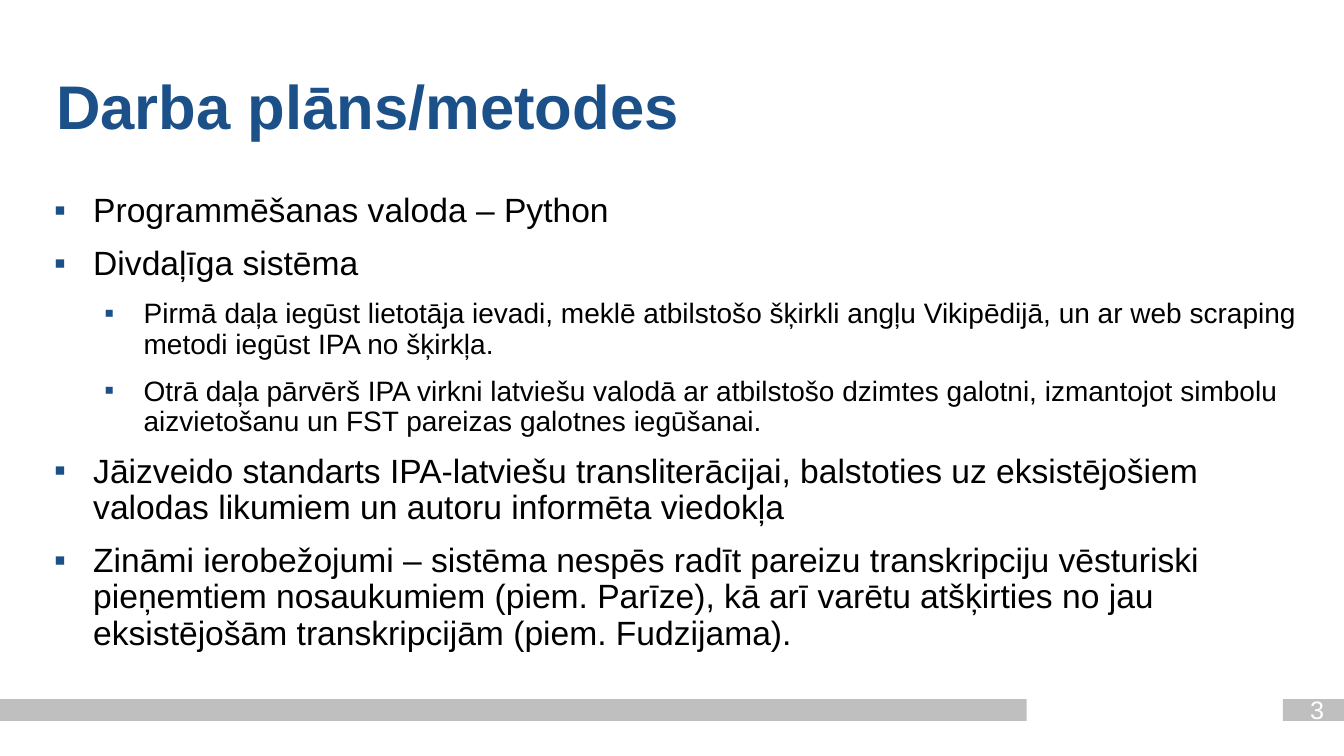
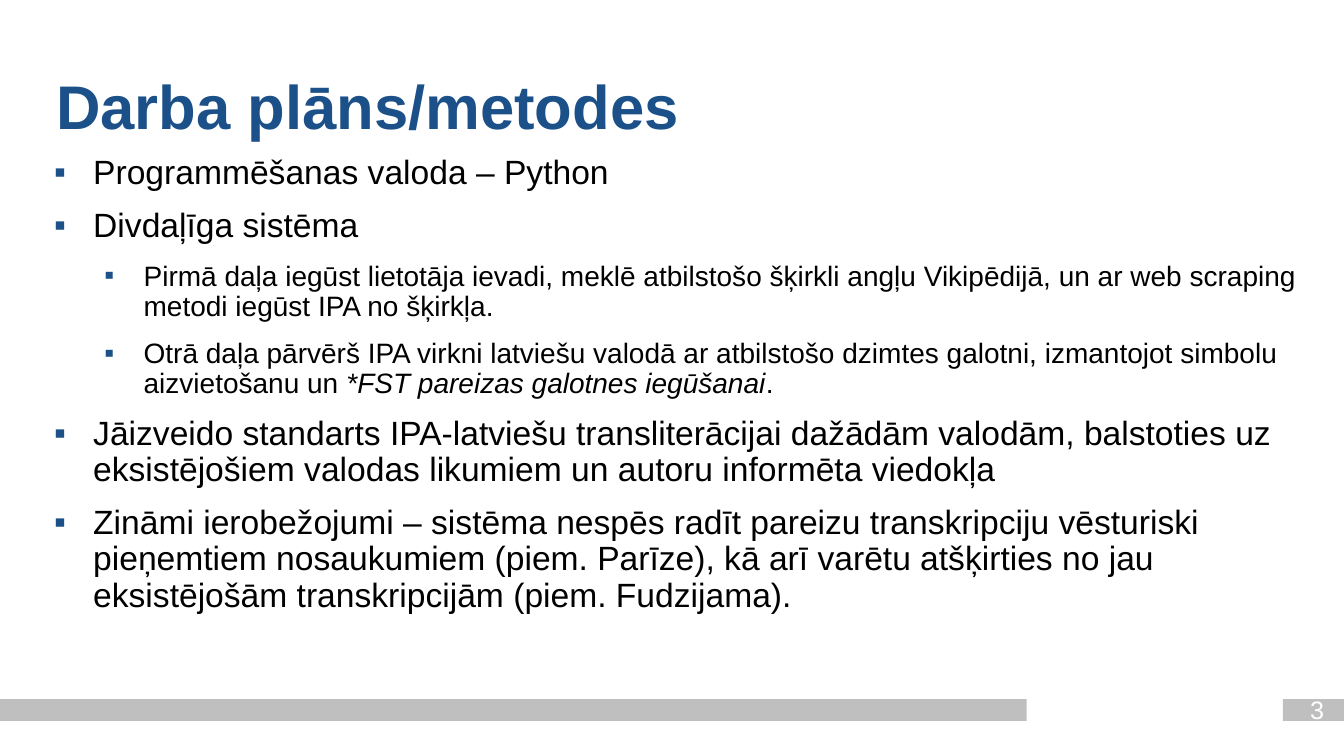
Before and after one commit to Paddlebear/valteh-ipa-translit, a slide deck: slide 3 of docs/valodasprez_2_ag21201_je21033.pptx. Drawn at 1344x756 pixels with LibreOffice and Linux fonts; fonts in the diff are those of the drawing; background and template pictures are left out. Boxes give left, top, right and bottom in pixels: in the first picture for what was removed or moved away, otherwise in the second. Text is boxed around its words. In the diff, an @@ line names an element or a change of style, - is before the commit and + after.

```diff
--- a/docs/valodasprez_2_ag21201_je21033.pptx
+++ b/docs/valodasprez_2_ag21201_je21033.pptx
@@ text "Programmēšanas valoda – Python": place and size @@
-text "Programmēšanas valoda – Python" at (93,197,1296,652)
+text "Programmēšanas valoda – Python" at (93,159,1296,614)
@@ text at (93,342,1277,488): text changed @@
-  ▪ Otrā daļa pārvērš IPA virkni latviešu valodā ar atbilstošo dzimtes galotni, izmantojot simbolu aizvietošanu un FST pareizas galotnes iegūšanai.
-▪ Jāizveido standarts IPA-latviešu transliterācijai, balstoties uz eksistējošiem valodas likumiem un autoru informēta viedokļa
+  ▪ Otrā daļa pārvērš IPA virkni latviešu valodā ar atbilstošo dzimtes galotni, izmantojot simbolu aizvietošanu un *FST pareizas galotnes iegūšanai.
+▪ Jāizveido standarts IPA-latviešu transliterācijai dažādām valodām, balstoties uz eksistējošiem valodas likumiem un autoru informēta viedokļa
```
Also in this commit, not shown: 2 other slides changed, 7 slides added, 2 slides removed.
